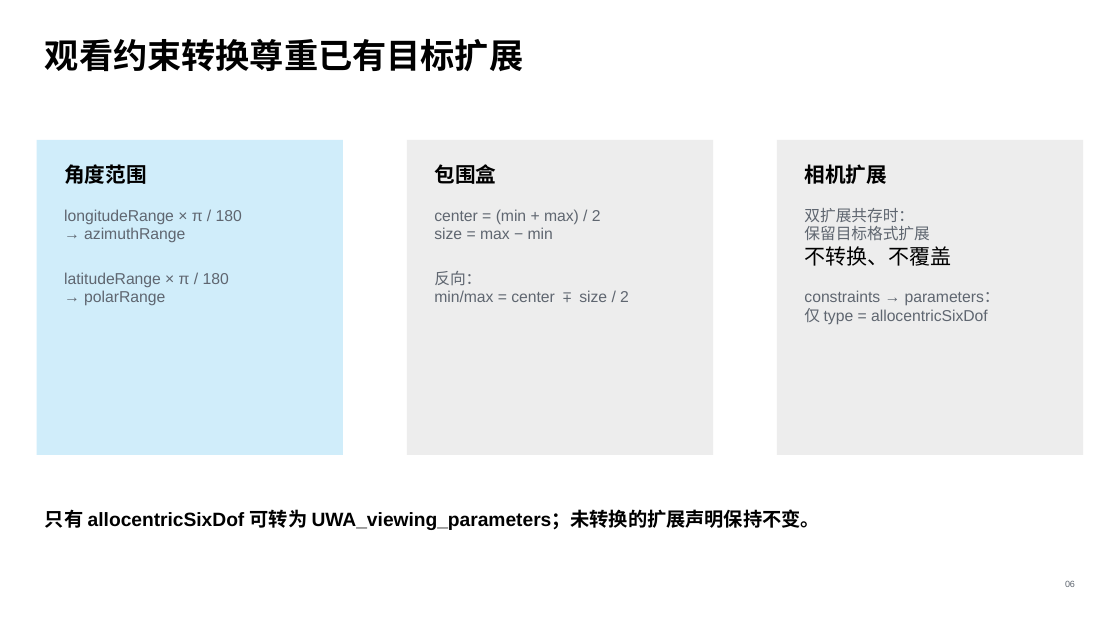
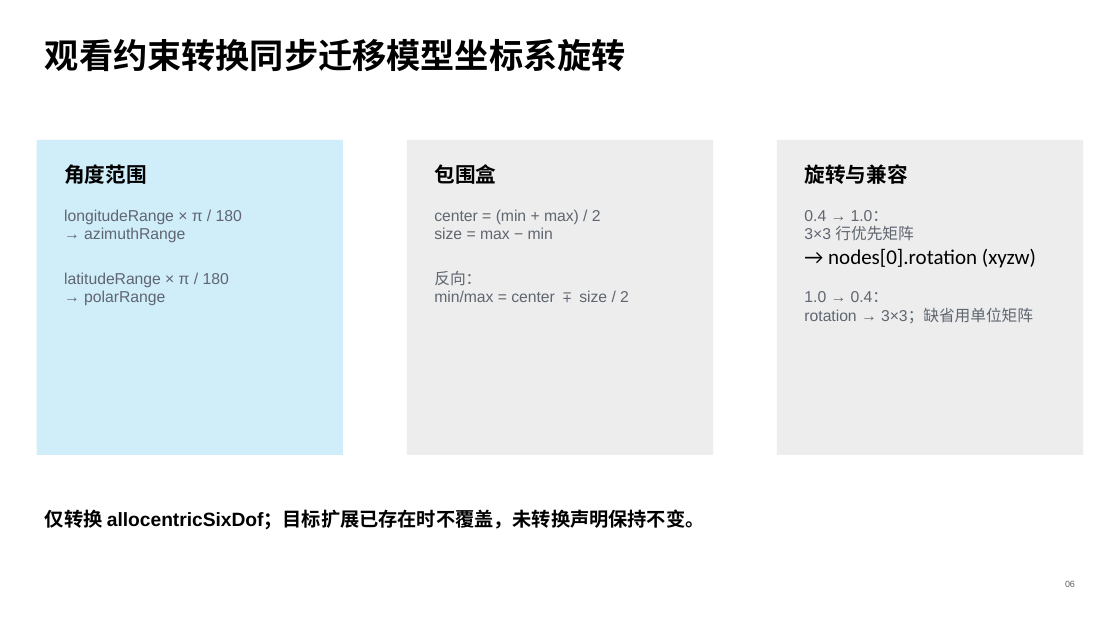
Before and after one commit to xinz0124/UWA_converter, a slide deck: slide 6 of gs_format_converter算法流程.pptx. Drawn at 1120x630 pixels with LibreOffice and Linux fonts; fonts in the diff are those of the drawing. Boxes give left, top, right and bottom in pixels: in the first picture for what was removed or moved away, otherwise in the second. Text is boxed around its words. In the diff, an @@ line names an element or a change of style, - is before the commit and + after.

```diff
--- a/gs_format_converter算法流程.pptx
+++ b/gs_format_converter算法流程.pptx
@@ text at [45, 39, 626, 71]: text changed @@
-观看约束转换尊重已有目标扩展
+观看约束转换同步迁移模型坐标系旋转
@@ text at [804, 164, 907, 184]: text changed @@
-相机扩展
+旋转与兼容
@@ text at [804, 210, 1036, 324]: text changed @@
-双扩展共存时：
-保留目标格式扩展
-不转换、不覆盖
-constraints → parameters：
-仅 type = allocentricSixDof
+0.4 → 1.0：
+3×3 行优先矩阵
+→ nodes[0].rotation (xyzw)
+1.0 → 0.4：
+rotation → 3×3；缺省用单位矩阵
@@ text at [45, 509, 705, 530]: text changed @@
-只有 allocentricSixDof 可转为 UWA_viewing_parameters；未转换的扩展声明保持不变。
+仅转换 allocentricSixDof；目标扩展已存在时不覆盖，未转换声明保持不变。
```
Also in this commit, not shown: 3 other files.
